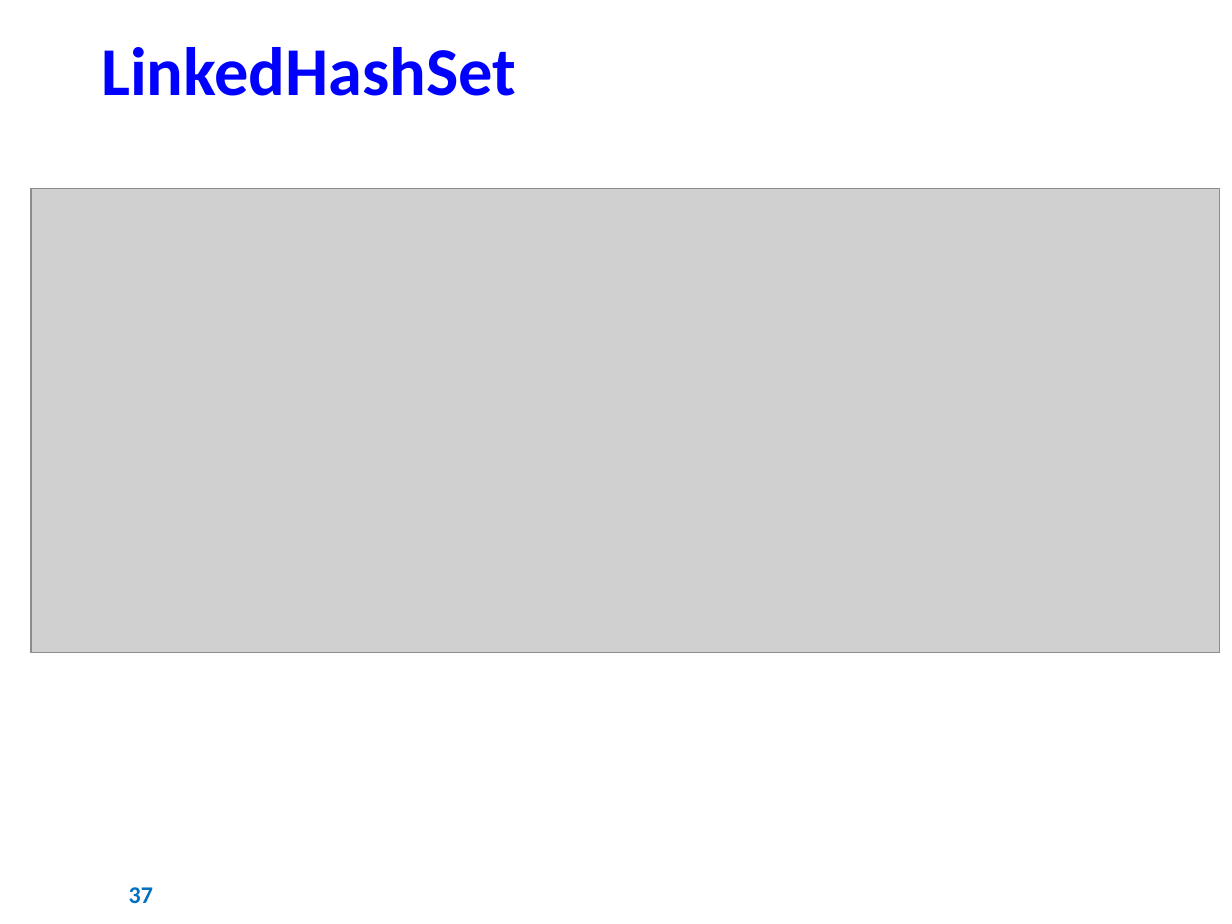
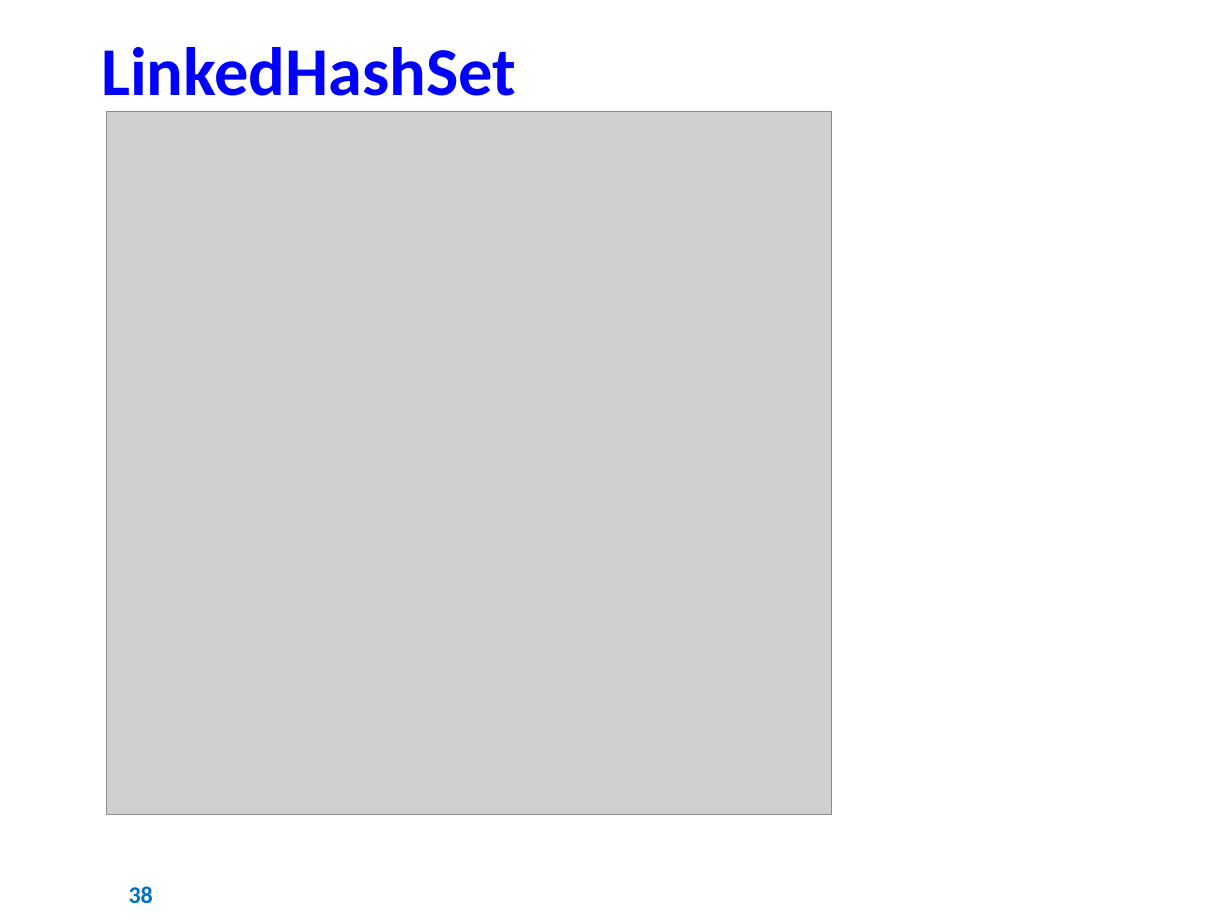
Before and after one commit to AJKFreitas/collections-learning, a slide deck: slide 38 of Estudos - Collections Framework.pptx (slide 37 before the commit). Drawn at 1232x924 pixels with LibreOffice and Linux fonts; fonts in the diff are those of the drawing; grey boxes stand for pictures; background and template pictures are left out. Boxes give left, top, right and bottom in pixels: in the first picture for what was removed or moved away, otherwise in the second. Text is boxed around its words. In the diff, an @@ line names an element or a change of style, - is before the commit and + after.

```diff
--- a/Estudos - Collections Framework.pptx
+++ b/Estudos - Collections Framework.pptx
@@ text "LinkedHashSet" rewrapped from bbox=[101, 47, 516, 96] to bbox=[101, 47, 516, 112] @@
@@ picture added at bbox=[107, 111, 832, 814] @@
@@ picture removed at bbox=[31, 188, 1220, 653] @@
@@ page number at bbox=[129, 886, 153, 903]: text changed @@
-37
+38
```
Also in this commit, not shown: 40 other slides changed, 1 slide added, 10 other files.
